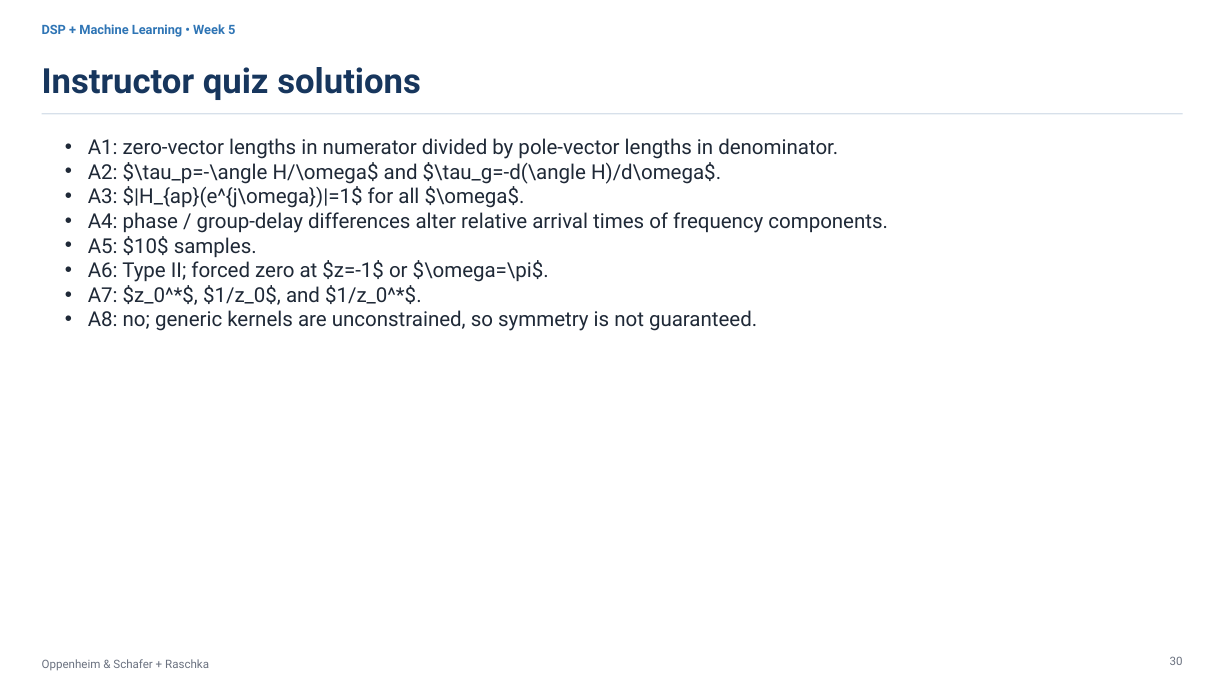
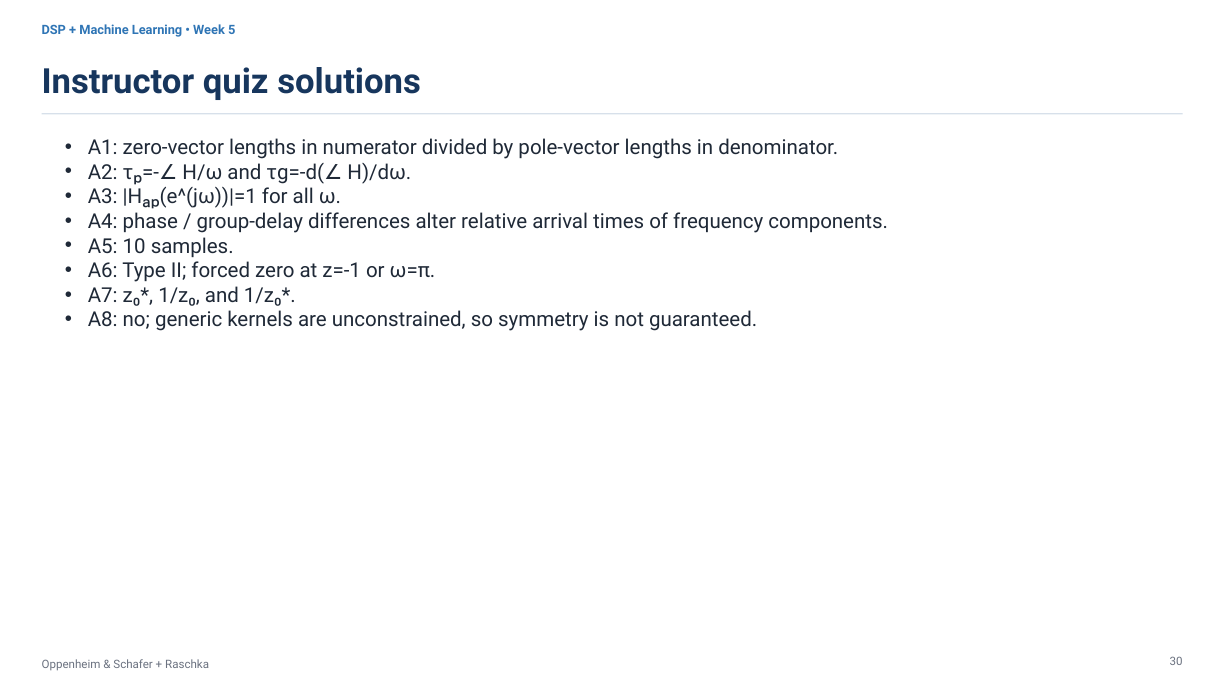
Before and after one commit to mathys2000/ecen45632_f26, a slide deck: slide 30 of python/CourseDesign/Week05e/Week5_Lecture10_Linear_Phase_Generalized_Phase_ML.pptx. Drawn at 1232x693 pixels with LibreOffice and Linux fonts; fonts in the diff are those of the drawing. Boxes give left, top, right and bottom in pixels: in the first picture for what was removed or moved away, otherwise in the second. Text is boxed around its words. In the diff, an @@ line names an element or a change of style, - is before the commit and + after.

```diff
--- a/python/CourseDesign/Week05e/Week5_Lecture10_Linear_Phase_Generalized_Phase_ML.pptx
+++ b/python/CourseDesign/Week05e/Week5_Lecture10_Linear_Phase_Generalized_Phase_ML.pptx
@@ text at (88, 163, 411, 209): text changed @@
-• A2: $\tau_p=-\angle H/\omega$ and $\tau_g=-d(\angle H)/d\omega$.
-• A3: $|H_{ap}(e^{j\omega})|=1$ for all $\omega$.
+• A2: τₚ=-∠ H/ω and τg=-d(∠ H)/dω.
+• A3: |Hₐₚ(e^(jω))|=1 for all ω.
@@ text at (88, 237, 436, 306): text changed @@
-• A5: $10$ samples.
-• A6: Type II; forced zero at $z=-1$ or $\omega=\pi$.
-• A7: $z_0^*$, $1/z_0$, and $1/z_0^*$.
+• A5: 10 samples.
+• A6: Type II; forced zero at z=-1 or ω=π.
+• A7: z₀*, 1/z₀, and 1/z₀*.
```
Also in this commit, not shown: 21 other slides changed, 20 other files.
